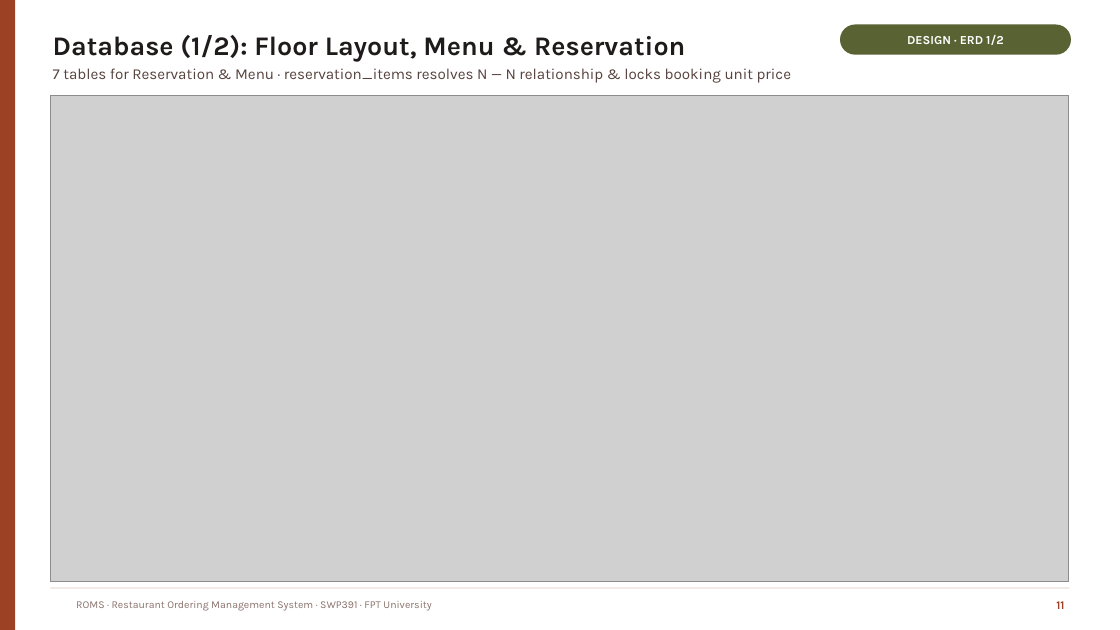
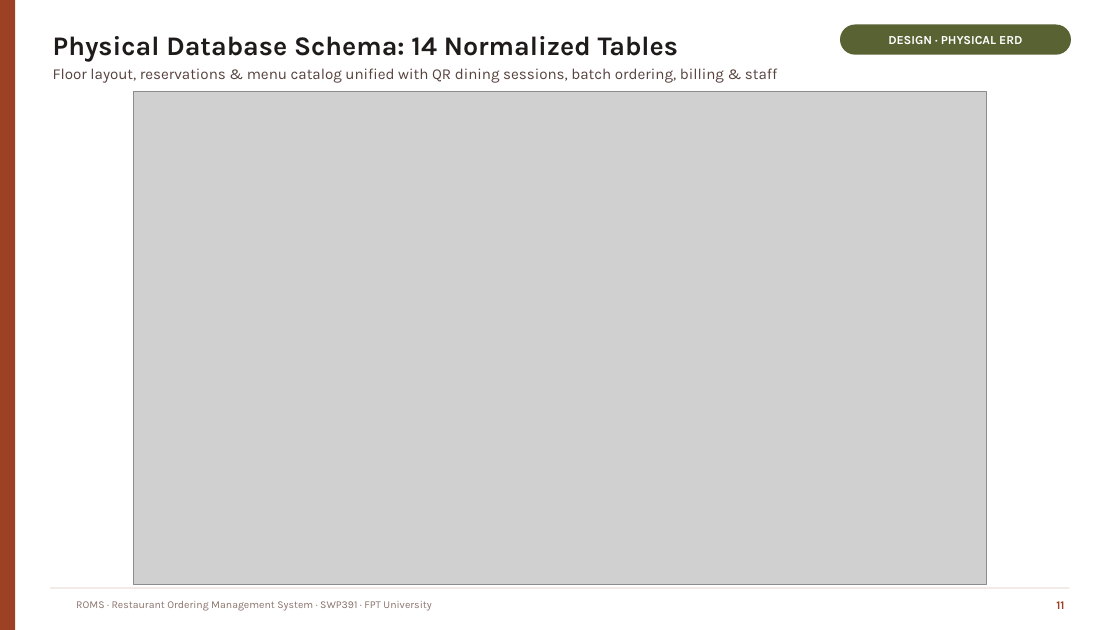
Before and after one commit to GROUP6-ROMS/Restaurant-Ordering-Management-System-ROMS, a slide deck: slide 11 of slide/ROMS_Bao_ve_SWP391.pptx. Drawn at 1120x630 pixels with LibreOffice and Linux fonts; fonts in the diff are those of the drawing; grey boxes stand for pictures; background and template pictures are left out. Boxes give left, top, right and bottom in pixels: in the first picture for what was removed or moved away, otherwise in the second. Text is boxed around its words. In the diff, an @@ line names an element or a change of style, - is before the commit and + after.

Commit message:
docs(slide): replace split ERD slides with unified 14-table English schema on Slide 11

```diff
--- a/slide/ROMS_Bao_ve_SWP391.pptx
+++ b/slide/ROMS_Bao_ve_SWP391.pptx
@@ text at [53,36,678,62]: text changed @@
-Database (1/2): Floor Layout, Menu & Reservation
+Physical Database Schema: 14 Normalized Tables
@@ text in rounded rectangle at [888,36,1022,44]: text changed @@
-DESIGN · ERD 1/2
+DESIGN · PHYSICAL ERD
@@ text at [53,68,777,83]: text changed @@
-7 tables for Reservation & Menu · reservation_items resolves N — N relationship & locks booking unit price
+Floor layout, reservations & menu catalog unified with QR dining sessions, batch ordering, billing & staff
@@ picture: place and size @@
-picture at [50,96,1069,581]
+picture at [134,91,987,585]
```
Also in this commit, not shown: 10 other slides changed, 1 slide removed.
